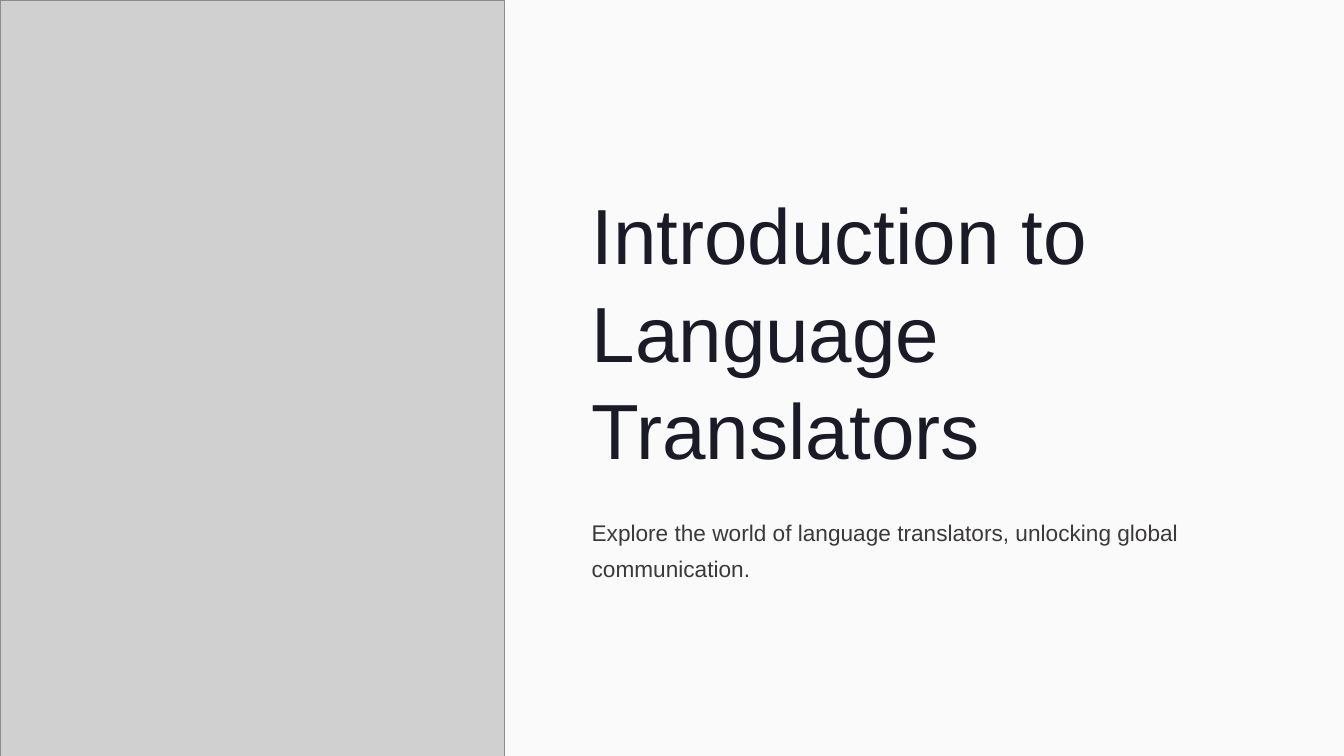
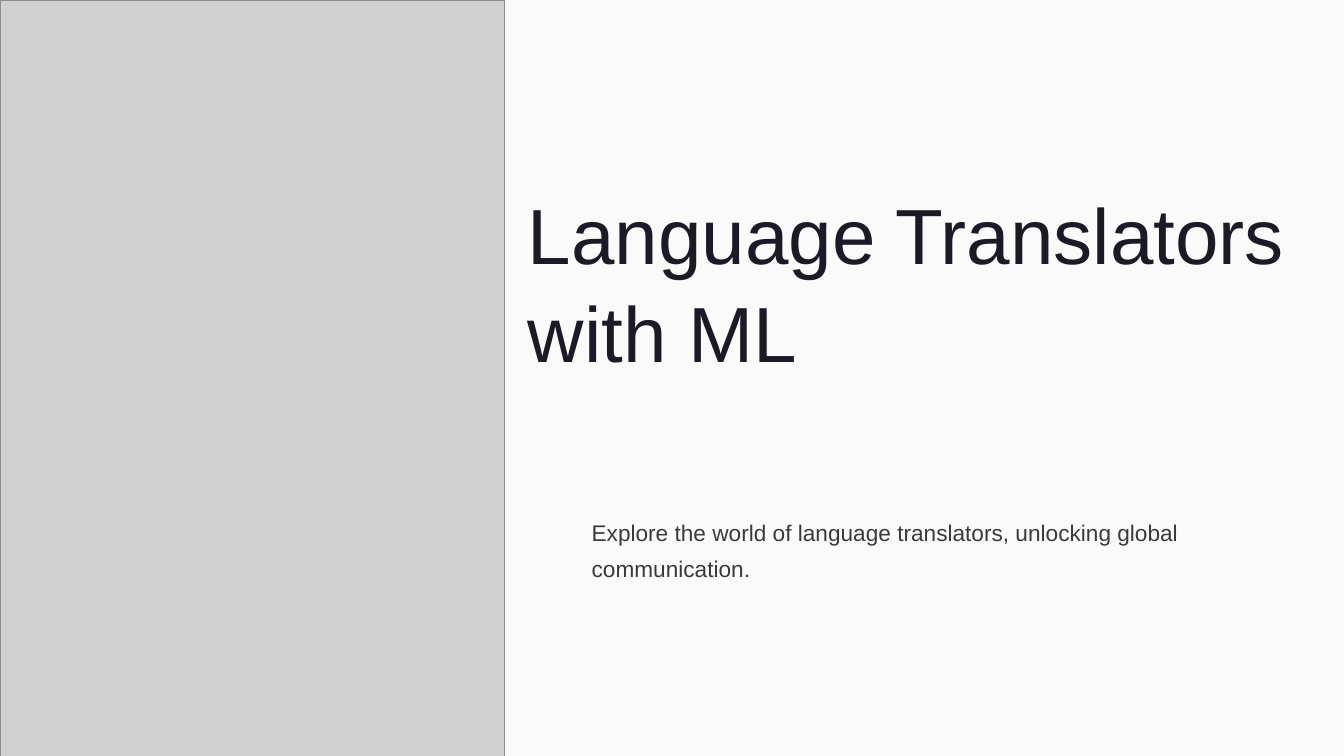
Before and after one commit to Hyper-RP/java-with-dsa, a slide deck: slide 1 of resume/Introduction-to-Language-Translators (1).pptx. Drawn at 1344x756 pixels with LibreOffice and Linux fonts; fonts in the diff are those of the drawing; grey boxes stand for pictures. Boxes give left, top, right and bottom in pixels: in the first picture for what was removed or moved away, otherwise in the second. Text is boxed around its words. In the diff, an @@ line names an element or a change of style, - is before the commit and + after.

```diff
--- a/resume/Introduction-to-Language-Translators (1).pptx
+++ b/resume/Introduction-to-Language-Translators (1).pptx
@@ text at (528,207,1284,363): text changed @@
-Introduction to Language Translators
+Language Translators
+with ML
```
Also in this commit, not shown: 3 other slides changed.
